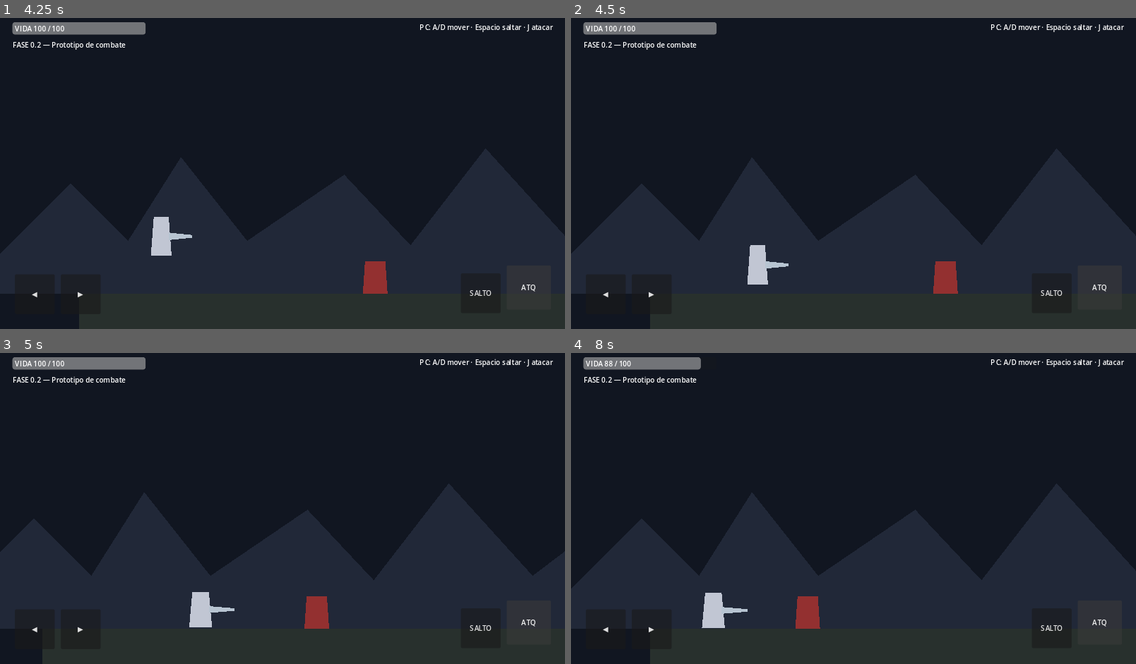
Above: before the commit, frames 1-4 (two rows, left to right).
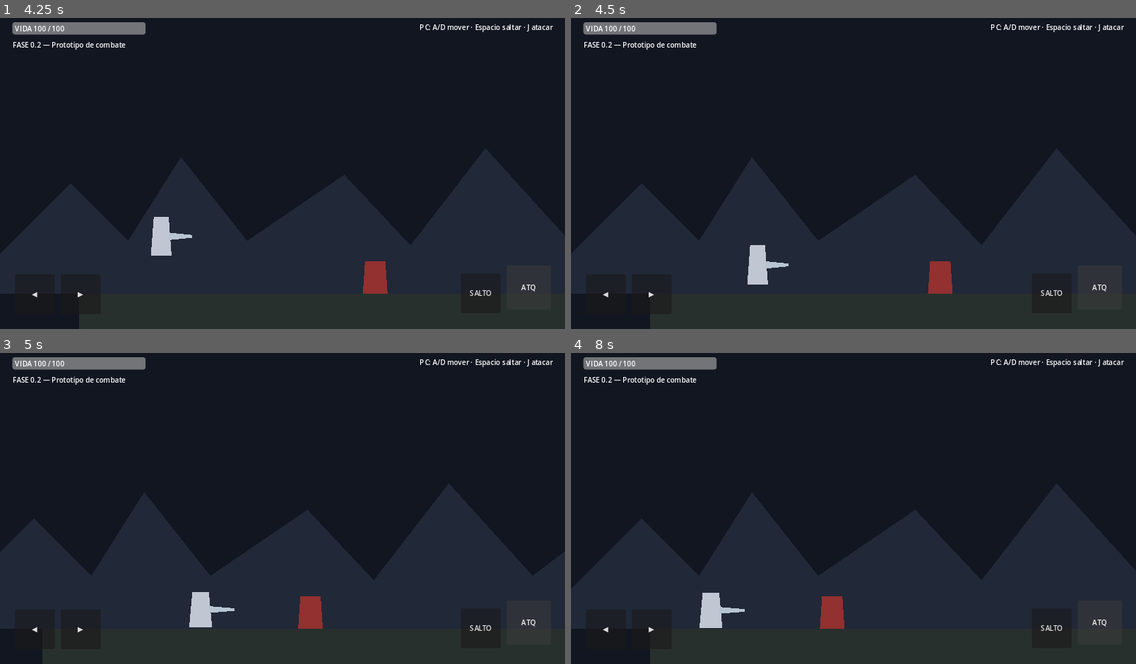
Above: after the commit, the same moments.

Repository: LoloscarPrr/EchoFragment
Game: Godot game, scene res://scenes/main/Main.tscn
The game is run twice, just before and just after one commit, with the same random seed, the same clock (stepped at 60 frames per second) and the same inputs.
Inputs:
- Up to frame 1 (4.25 s): click "◀" at 0.5 s; click "▶" at 1.25 s; click "SALTO" at 2 s; click "ATQ" at 2.75 s; tap Enter at 3.5 s; hold D (move_right) from 3.53 s (still down); tap J (attack) at 3.6 s; tap Space (jump) at 3.77 s
- Up to frame 2 (4.5 s): keep holding D (move_right); tap J (attack) at 4.35 s
- Up to frame 3 (5 s): keep holding D (move_right); tap Space (jump) at 4.52 s
- Up to frame 4 (8 s): release D (move_right) at 5.03 s; hold A (move_left) 5.03-5.78 s; tap K (dodge) at 5.1, 7.35 s; tap J (attack) at 5.3, 5.85, 6.6, 7.55 s; hold D (move_right) 5.78-7.28 s; tap Space (jump) at 6.02, 6.77, 7.52 s; hold A (move_left) from 7.28 s (still down)

Frame 1 is identical in both runs. In frame 2, 0.2% of the frame differs, in the area x 63-69%, y 78-89%; in frame 3, 0.2%; in frame 4, 1.1%, in the area x 5-49%, y 1-89%.
Error in both runs: Invalid assignment of property or key 'damage' with value of type 'int' on a base object of type 'null instance'. (res://scripts/player/Player.gd:123)

Commit message:
feat: add enemy combat state machine

Diff:
--- a/scripts/enemies/Enemy.gd
+++ b/scripts/enemies/Enemy.gd
@@ -3,27 +3,31 @@
 signal health_changed(current: int, maximum: int)
 signal died
 
-@export var max_health: int = 60
-@export var move_speed: float = 95.0
-@export var gravity: float = 1250.0
-@export var detection_range: float = 430.0
-@export var attack_range: float = 72.0
-@export var attack_damage: int = 12
-@export var attack_cooldown: float = 1.15
+enum State { IDLE, CHASE, WINDUP, RECOVER, BACKSTEP, DEAD }
+
+@export var max_health := 78
+@export var move_speed := 100.0
+@export var gravity := 1250.0
+@export var detection_range := 460.0
+@export var attack_range := 84.0
+@export var preferred_range := 118.0
+@export var attack_damage := 14
 
 var health: int
-var _last_attack_ms: int = -99999
-var _dead := false
+var state := State.IDLE
 var target: CharacterBody2D
+var _state_until := 0.0
+var _attack_counter := 0
 
 @onready var visual: Polygon2D = $Visual
+@onready var hitbox: CombatHitbox = $AttackHitbox
 
 func _ready() -> void:
 	health = max_health
 	target = get_tree().get_first_node_in_group("player") as CharacterBody2D
 
 func _physics_process(delta: float) -> void:
-	if _dead:
+	if state == State.DEAD:
 		return
 	if not is_on_floor():
 		velocity.y += gravity * delta
@@ -33,33 +37,67 @@
 		move_and_slide()
 		return
 
+	var now := Time.get_ticks_msec() / 1000.0
 	var distance_x := target.global_position.x - global_position.x
-	var absolute_distance := absf(distance_x)
+	var distance := absf(distance_x)
 
-	if absolute_distance <= detection_range and absolute_distance > attack_range:
-		velocity.x = sign(distance_x) * move_speed
-	elif absolute_distance <= attack_range:
-		velocity.x = move_toward(velocity.x, 0.0, 800.0 * delta)
-		_try_attack()
-	else:
-		velocity.x = move_toward(velocity.x, 0.0, 500.0 * delta)
+	match state:
+		State.IDLE:
+			velocity.x = move_toward(velocity.x, 0.0, 500.0 * delta)
+			if distance <= detection_range:
+				state = State.CHASE
+		State.CHASE:
+			if distance > detection_range * 1.2:
+				state = State.IDLE
+			elif distance <= attack_range:
+				_begin_windup(now, distance_x)
+			else:
+				velocity.x = sign(distance_x) * move_speed
+		State.WINDUP:
+			velocity.x = move_toward(velocity.x, 0.0, 1200.0 * delta)
+			if now >= _state_until:
+				_perform_attack(now, distance_x)
+		State.RECOVER:
+			velocity.x = move_toward(velocity.x, 0.0, 800.0 * delta)
+			if now >= _state_until:
+				_attack_counter += 1
+				if _attack_counter % 3 == 0 and distance < preferred_range:
+					state = State.BACKSTEP
+					_state_until = now + 0.28
+				else:
+					state = State.CHASE
+		State.BACKSTEP:
+			velocity.x = -sign(distance_x) * move_speed * 1.7
+			if now >= _state_until:
+				state = State.CHASE
 
 	move_and_slide()
 
-func _try_attack() -> void:
-	var now := Time.get_ticks_msec()
-	if now - _last_attack_ms < int(attack_cooldown * 1000.0):
-		return
-	_last_attack_ms = now
-	if is_instance_valid(target) and target.has_method("take_damage"):
-		target.take_damage(attack_damage, global_position)
+func _begin_windup(now: float, distance_x: float) -> void:
+	state = State.WINDUP
+	_state_until = now + 0.42
+	hitbox.position.x = 58.0 * sign(distance_x)
+	var tween := create_tween()
+	tween.tween_property(visual, "scale", Vector2(0.88, 1.12), 0.18)
+	tween.tween_property(visual, "scale", Vector2.ONE, 0.20)
+
+func _perform_attack(now: float, distance_x: float) -> void:
+	hitbox.position.x = 58.0 * sign(distance_x)
+	hitbox.damage = attack_damage
+	hitbox.knockback = 250.0
+	hitbox.strike(global_position)
+	state = State.RECOVER
+	_state_until = now + 0.62
 
 	var tween := create_tween()
-	tween.tween_property(visual, "scale", Vector2(1.16, 0.88), 0.08)
-	tween.tween_property(visual, "scale", Vector2.ONE, 0.14)
+	tween.tween_property(visual, "scale", Vector2(1.20, 0.84), 0.08)
+	tween.tween_property(visual, "scale", Vector2.ONE, 0.16)
 
-func take_damage(amount: int, source_position := Vector2.ZERO) -> void:
-	if _dead:
+func can_receive_damage() -> bool:
+	return state != State.DEAD
+
+func take_damage(amount: int, source_position := Vector2.ZERO, knockback := 220.0) -> void:
+	if state == State.DEAD:
 		return
 	health = maxi(0, health - amount)
 	health_changed.emit(health, max_health)
@@ -69,17 +107,20 @@
 		knock_dir = sign(global_position.x - source_position.x)
 		if knock_dir == 0.0:
 			knock_dir = 1.0
-	velocity.x = knock_dir * 210.0
+	velocity.x = knock_dir * knockback
 
 	var tween := create_tween()
-	tween.tween_property(visual, "modulate:a", 0.3, 0.05)
+	tween.tween_property(visual, "modulate:a", 0.2, 0.05)
 	tween.tween_property(visual, "modulate:a", 1.0, 0.10)
 
 	if health == 0:
 		_die()
+	else:
+		state = State.RECOVER
+		_state_until = Time.get_ticks_msec() / 1000.0 + 0.22
 
 func _die() -> void:
-	_dead = true
+	state = State.DEAD
 	collision_layer = 0
 	collision_mask = 0
 	died.emit()
